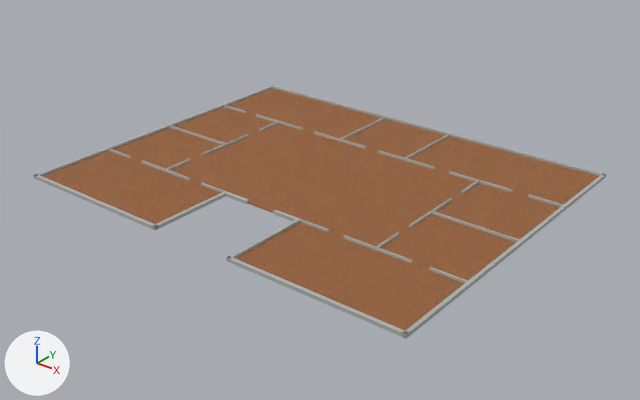
One commit to the glTF model scenes/hq/assets/home/floor.glb: the scene before it, then after it.
Before and after are seen from a camera (50 mm lens) standing at (3463.0, -4332.0, 2517.0) and looking at (69.0, -90.0, -114.0). The axes (+X, +Y, +Z) are drawn at lower left. The lights are the same throughout. The older version comes first. Where no turn or scale is listed for an object, it has been applied to the vertices.

In view in the first picture: 'GalleryFoundation-bottom-left', 'GalleryFoundation-bottom-right', 'GalleryFoundation-hub', 'GalleryFoundation-side-right-bottom', 'GalleryFoundation-side-right-top', 'GalleryFoundation-top-left', 'GalleryFoundation-top-right', 'HQFoundationWall-horizontal-1206-0-part-0', 'HQFoundationWall-horizontal-1206-1-part-0', 'HQFoundationWall-horizontal-606-0-courtyard-1-part-0', 'HQFoundationWall-horizontal-606-0-courtyard-1-part-1', 'HQFoundationWall-horizontal-m1206-0-part-0', 'HQFoundationWall-vertical-1500-0-part-0', 'HQFoundationWall-vertical-300-1-part-0', 'HQFoundationWall-vertical-m1500-0-part-0', 'HQFoundationWall-vertical-m300-1-part-0' and 25 more.
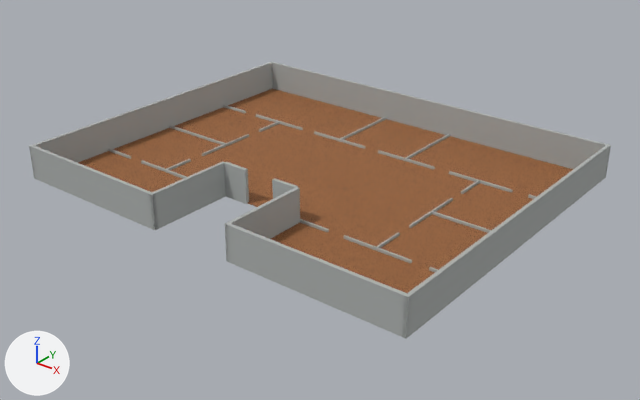
Commit message: fix(hq): raise exterior room walls

Where the change shows, as pixel boxes (x1, y1, x2, y2) in the pictures (640 x 400 px):
'HQFoundationWall-horizontal-m1206-0-part-0', moved, rescaled (26% taller): before (272, 86, 606, 177); after (271, 62, 611, 177)
'HQFoundationWall-horizontal-1206-1-part-0', moved, rescaled (39% taller): before (226, 256, 409, 339); after (225, 223, 411, 339)
'HQFoundationWall-vertical-1500-0-part-0', moved, rescaled (18% taller): before (402, 174, 606, 338); after (402, 144, 611, 338)
'HQFoundationWall-vertical-m1500-0-part-0', moved, rescaled (25% taller): before (34, 85, 273, 179); after (29, 61, 272, 179)
'HQFoundationWall-horizontal-1206-0-part-0', moved, rescaled (51% taller): before (34, 174, 158, 230); after (29, 145, 158, 230)
'HQFoundationWall-vertical-m300-1-part-0', moved, rescaled (79% taller): before (152, 192, 227, 230); after (149, 161, 226, 230)
'HQFoundationWall-vertical-300-1-part-0', moved, rescaled (71% taller): before (226, 219, 300, 263); after (225, 187, 300, 263)
'HQFoundationWall-horizontal-606-0-courtyard-1-part-0', moved, rescaled (8% wider, 231% taller): before (226, 192, 249, 204); after (224, 162, 249, 204)
'HQFoundationWall-horizontal-606-0-courtyard-1-part-1', moved, rescaled: before (273, 210, 297, 221); after (272, 178, 298, 199)
'GalleryFoundation-top-right', unchanged, covered by the edit: before (235, 222, 464, 331); after (271, 222, 435, 293)
'GalleryFoundation-top-left', unchanged, covered by the edit: before (42, 151, 220, 224); after (78, 151, 183, 192)

Diff of the bpy script that builds the scene:
```diff
--- a/scenes/hq/assets/home/floor.glb.py
+++ b/scenes/hq/assets/home/floor.glb.py
@@ ob_hqfoundationwall_horizontal_m1206_0_part_0 @@
 ob_hqfoundationwall_horizontal_m1206_0_part_0 = bpy.data.objects.new('HQFoundationWall-horizontal-m1206-0-part-0', me_hqfoundationwallmesh)
-ob_hqfoundationwall_horizontal_m1206_0_part_0.location = (0.0, 1218.0, 12.0)
-ob_hqfoundationwall_horizontal_m1206_0_part_0.scale = (3050.0, 24.0, 24.0)
+ob_hqfoundationwall_horizontal_m1206_0_part_0.location = (0.0, 1218.0, 120.0)
+ob_hqfoundationwall_horizontal_m1206_0_part_0.scale = (3050.0, 24.0, 240.0)
@@ ob_hqfoundationwall_horizontal_606_0_courtyard_1_part_0 @@
 ob_hqfoundationwall_horizontal_606_0_courtyard_1_part_0 = bpy.data.objects.new('HQFoundationWall-horizontal-606-0-courtyard-1-part-0', me_hqfoundationwallmesh)
-ob_hqfoundationwall_horizontal_606_0_courtyard_1_part_0.location = (-207.0, -606.0, 12.0)
-ob_hqfoundationwall_horizontal_606_0_courtyard_1_part_0.scale = (186.0, 24.0, 24.0)
+ob_hqfoundationwall_horizontal_606_0_courtyard_1_part_0.location = (-207.0, -606.0, 120.0)
+ob_hqfoundationwall_horizontal_606_0_courtyard_1_part_0.scale = (186.0, 24.0, 240.0)
@@ ob_hqfoundationwall_horizontal_606_0_courtyard_1_part_1 @@
 ob_hqfoundationwall_horizontal_606_0_courtyard_1_part_1 = bpy.data.objects.new('HQFoundationWall-horizontal-606-0-courtyard-1-part-1', me_hqfoundationwallmesh)
-ob_hqfoundationwall_horizontal_606_0_courtyard_1_part_1.location = (207.0, -606.0, 12.0)
-ob_hqfoundationwall_horizontal_606_0_courtyard_1_part_1.scale = (186.0, 24.0, 24.0)
+ob_hqfoundationwall_horizontal_606_0_courtyard_1_part_1.location = (207.0, -606.0, 120.0)
+ob_hqfoundationwall_horizontal_606_0_courtyard_1_part_1.scale = (186.0, 24.0, 240.0)
@@ ob_hqfoundationwall_horizontal_1206_0_part_0 @@
 ob_hqfoundationwall_horizontal_1206_0_part_0 = bpy.data.objects.new('HQFoundationWall-horizontal-1206-0-part-0', me_hqfoundationwallmesh)
-ob_hqfoundationwall_horizontal_1206_0_part_0.location = (-912.0, -1218.0, 12.0)
-ob_hqfoundationwall_horizontal_1206_0_part_0.scale = (1220.0, 24.0, 24.0)
+ob_hqfoundationwall_horizontal_1206_0_part_0.location = (-912.0, -1218.0, 120.0)
+ob_hqfoundationwall_horizontal_1206_0_part_0.scale = (1220.0, 24.0, 240.0)
@@ ob_hqfoundationwall_horizontal_1206_1_part_0 @@
 ob_hqfoundationwall_horizontal_1206_1_part_0 = bpy.data.objects.new('HQFoundationWall-horizontal-1206-1-part-0', me_hqfoundationwallmesh)
-ob_hqfoundationwall_horizontal_1206_1_part_0.location = (912.0, -1218.0, 12.0)
-ob_hqfoundationwall_horizontal_1206_1_part_0.scale = (1220.0, 24.0, 24.0)
+ob_hqfoundationwall_horizontal_1206_1_part_0.location = (912.0, -1218.0, 120.0)
+ob_hqfoundationwall_horizontal_1206_1_part_0.scale = (1220.0, 24.0, 240.0)
@@ ob_hqfoundationwall_vertical_m1500_0_part_0 @@
 ob_hqfoundationwall_vertical_m1500_0_part_0 = bpy.data.objects.new('HQFoundationWall-vertical-m1500-0-part-0', me_hqfoundationwallmesh)
-ob_hqfoundationwall_vertical_m1500_0_part_0.location = (-1512.0, 0.0, 12.0)
-ob_hqfoundationwall_vertical_m1500_0_part_0.scale = (24.0, 2460.0, 24.0)
+ob_hqfoundationwall_vertical_m1500_0_part_0.location = (-1512.0, 0.0, 120.0)
+ob_hqfoundationwall_vertical_m1500_0_part_0.scale = (24.0, 2460.0, 240.0)
@@ ob_hqfoundationwall_vertical_m300_1_part_0 @@
 ob_hqfoundationwall_vertical_m300_1_part_0 = bpy.data.objects.new('HQFoundationWall-vertical-m300-1-part-0', me_hqfoundationwallmesh)
-ob_hqfoundationwall_vertical_m300_1_part_0.location = (-312.0, -918.0, 12.0)
-ob_hqfoundationwall_vertical_m300_1_part_0.scale = (24.0, 624.0, 24.0)
+ob_hqfoundationwall_vertical_m300_1_part_0.location = (-312.0, -918.0, 120.0)
+ob_hqfoundationwall_vertical_m300_1_part_0.scale = (24.0, 624.0, 240.0)
@@ ob_hqfoundationwall_vertical_300_1_part_0 @@
 ob_hqfoundationwall_vertical_300_1_part_0 = bpy.data.objects.new('HQFoundationWall-vertical-300-1-part-0', me_hqfoundationwallmesh)
-ob_hqfoundationwall_vertical_300_1_part_0.location = (312.0, -918.0, 12.0)
-ob_hqfoundationwall_vertical_300_1_part_0.scale = (24.0, 624.0, 24.0)
+ob_hqfoundationwall_vertical_300_1_part_0.location = (312.0, -918.0, 120.0)
+ob_hqfoundationwall_vertical_300_1_part_0.scale = (24.0, 624.0, 240.0)
@@ ob_hqfoundationwall_vertical_1500_0_part_0 @@
 ob_hqfoundationwall_vertical_1500_0_part_0 = bpy.data.objects.new('HQFoundationWall-vertical-1500-0-part-0', me_hqfoundationwallmesh)
-ob_hqfoundationwall_vertical_1500_0_part_0.location = (1512.0, 0.0, 12.0)
-ob_hqfoundationwall_vertical_1500_0_part_0.scale = (24.0, 2460.0, 24.0)
+ob_hqfoundationwall_vertical_1500_0_part_0.location = (1512.0, 0.0, 120.0)
+ob_hqfoundationwall_vertical_1500_0_part_0.scale = (24.0, 2460.0, 240.0)
```
